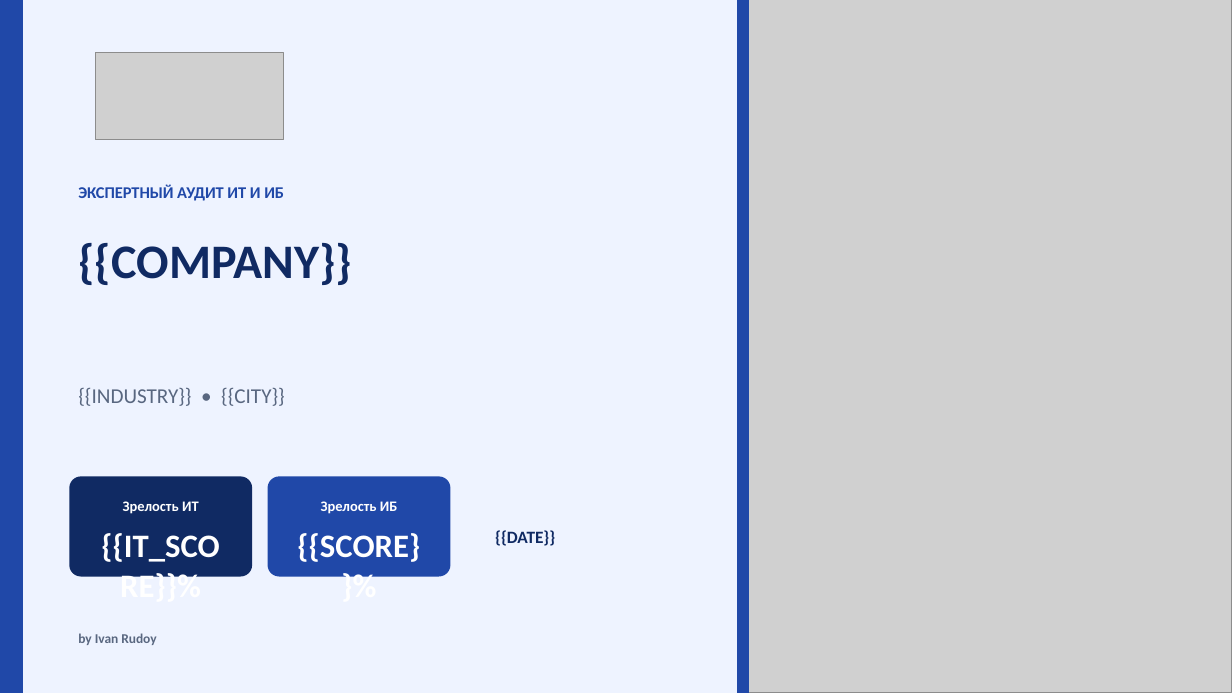
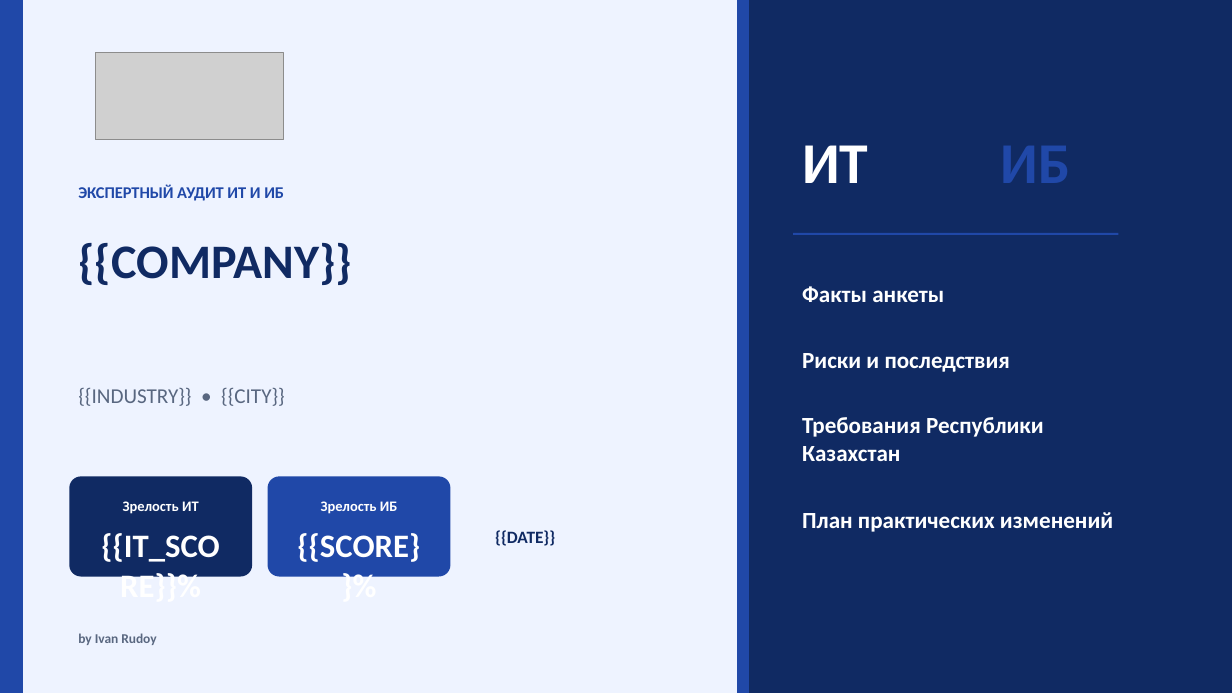
Before and after one commit to irudoy1982/Test, a slide deck: slide 1 of static/audit_presentation_btg.pptx. Drawn at 1232x693 pixels with LibreOffice and Linux fonts; fonts in the diff are those of the drawing; grey boxes stand for pictures. Boxes give left, top, right and bottom in pixels: in the first picture for what was removed or moved away, otherwise in the second. Text is boxed around its words. In the diff, an @@ line names an element or a change of style, - is before the commit and + after.

```diff
--- a/static/audit_presentation_btg.pptx
+++ b/static/audit_presentation_btg.pptx
@@ picture removed at [738,0,1232,693] @@
@@ rectangle added at [738,0,1232,693], fill #102A63 @@
@@ text added at [802,145,868,183], 45 pt, text #FFFFFF, bold @@
+ИТ
@@ rectangle added at [793,233,1118,235], fill #2048A8 @@
@@ text added at [802,286,944,302], 18 pt, text #FFFFFF, bold @@
+Факты анкеты
@@ text added at [802,353,1010,372], 18 pt, text #FFFFFF, bold @@
+Риски и последствия
@@ text added at [802,417,1044,461], 18 pt, text #FFFFFF, bold @@
+Требования Республики Казахстан
@@ text added at [802,512,1113,532], 18 pt, text #FFFFFF, bold @@
+План практических изменений
```
Also in this commit, not shown: 6 other slides changed, 6 slides added, 2 slides removed, 7 other files.
